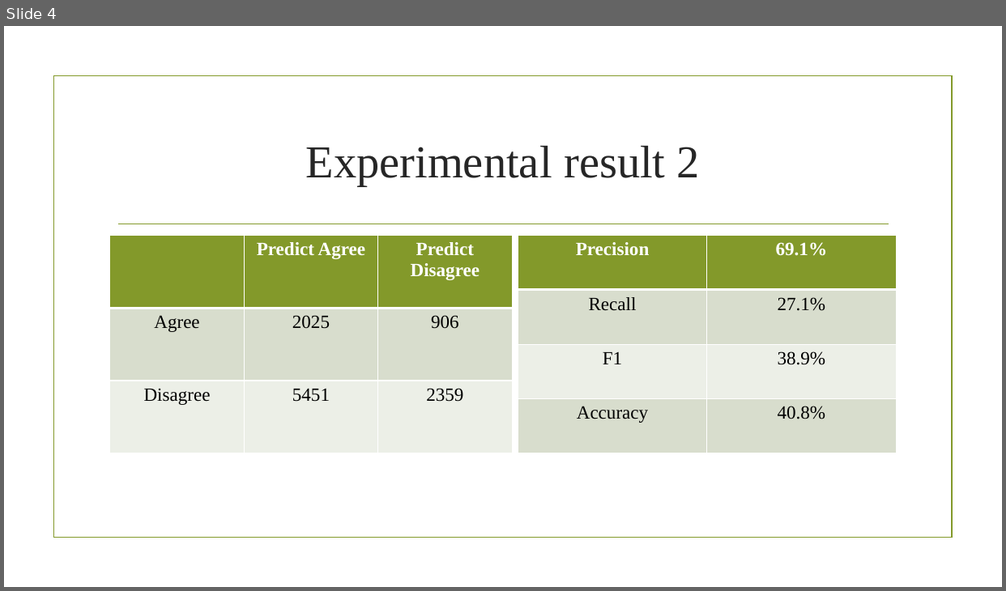
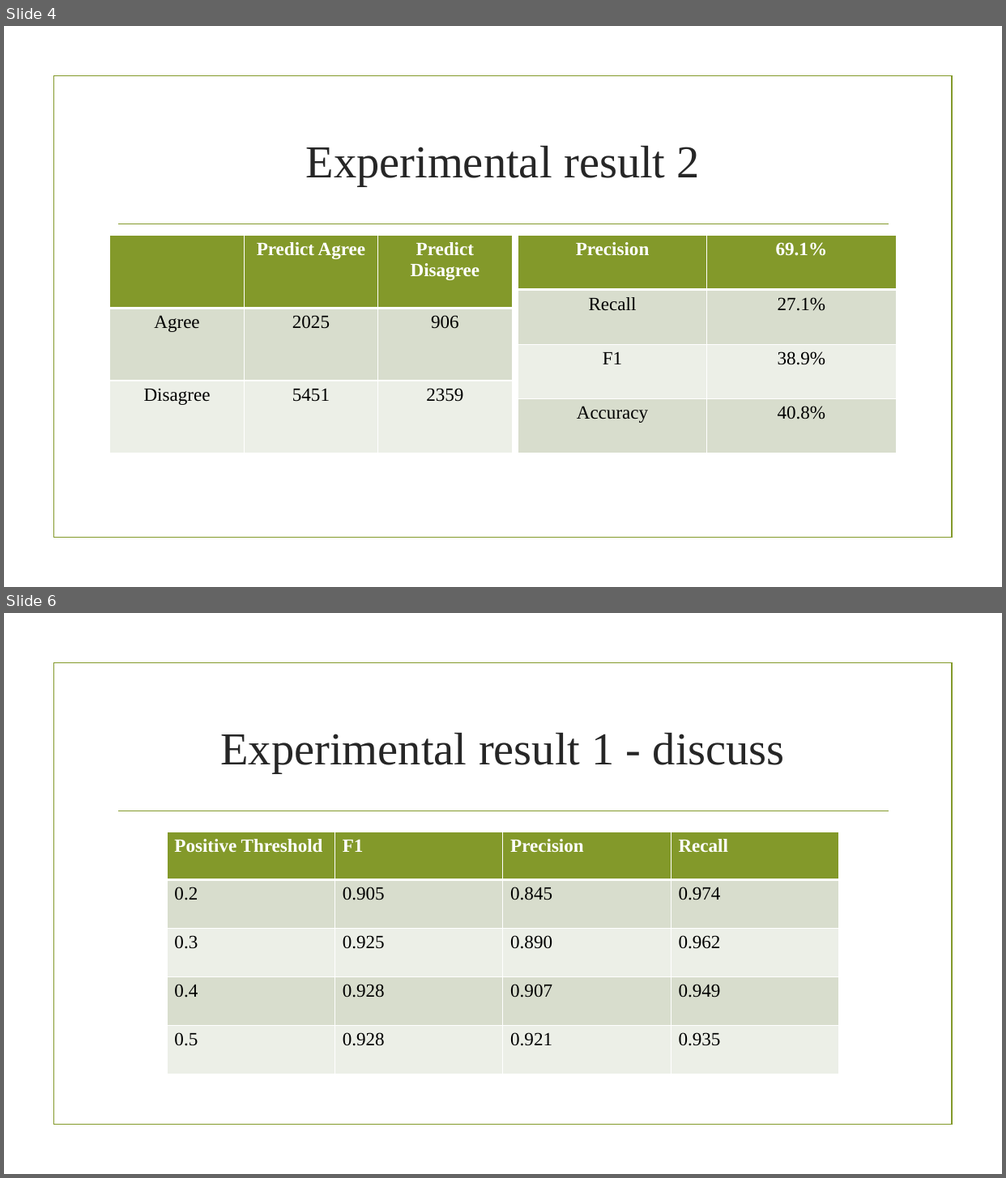
Before and after one commit to haomingchan0811/Fake-News-Challenge, a slide deck: Weekly Report (Feb. 28).pptx. Shown one above the other, each under a label of ours: slide 4 before the commit, slides 4 and 6 after it; the slides between them are not shown. The pictures are 1006x591 and 1006x1178 pixels, drawn with LibreOffice and Linux fonts; fonts in the diff are those of the drawing; background and template pictures are left out. Boxes give left, top, right and bottom in pixels: in the first picture for what was removed or moved away, otherwise in the second. Text is boxed around its words. In the diff, an @@ line names an element or a change of style, - is before the commit and + after.

```diff
--- a/Weekly Report (Feb. 28).pptx
+++ b/Weekly Report (Feb. 28).pptx
@@ slide 6 added at (x1=4, y1=613, x2=1002, y2=1174), background picture (left out); not listed: 2 template elements that a slide beside it also shows @@
@@ title added at (x1=221, y1=733, x2=785, y2=773), 44 pt, text #262626 @@
+Experimental result 1 - discuss
@@ table added at (x1=167, y1=832, x2=838, y2=1074), 5 rows, 4 columns @@
+Positive Threshold | F1 | Precision | Recall
+0.2 | 0.905 | 0.845 | 0.974
+0.3 | 0.925 | 0.890 | 0.962
+0.4 | 0.928 | 0.907 | 0.949
+0.5 | 0.928 | 0.921 | 0.935
```
Also in this commit, not shown: 4 other slides added.
